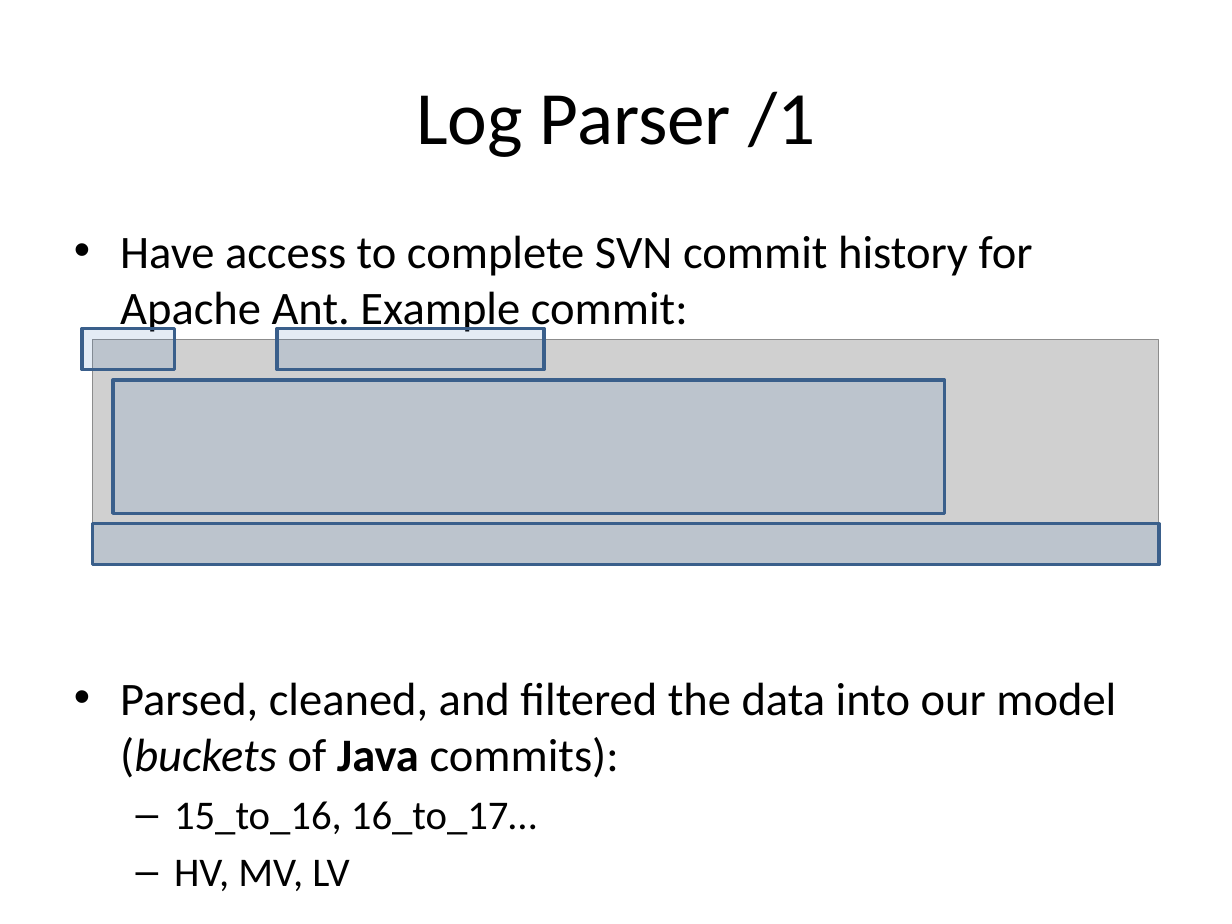
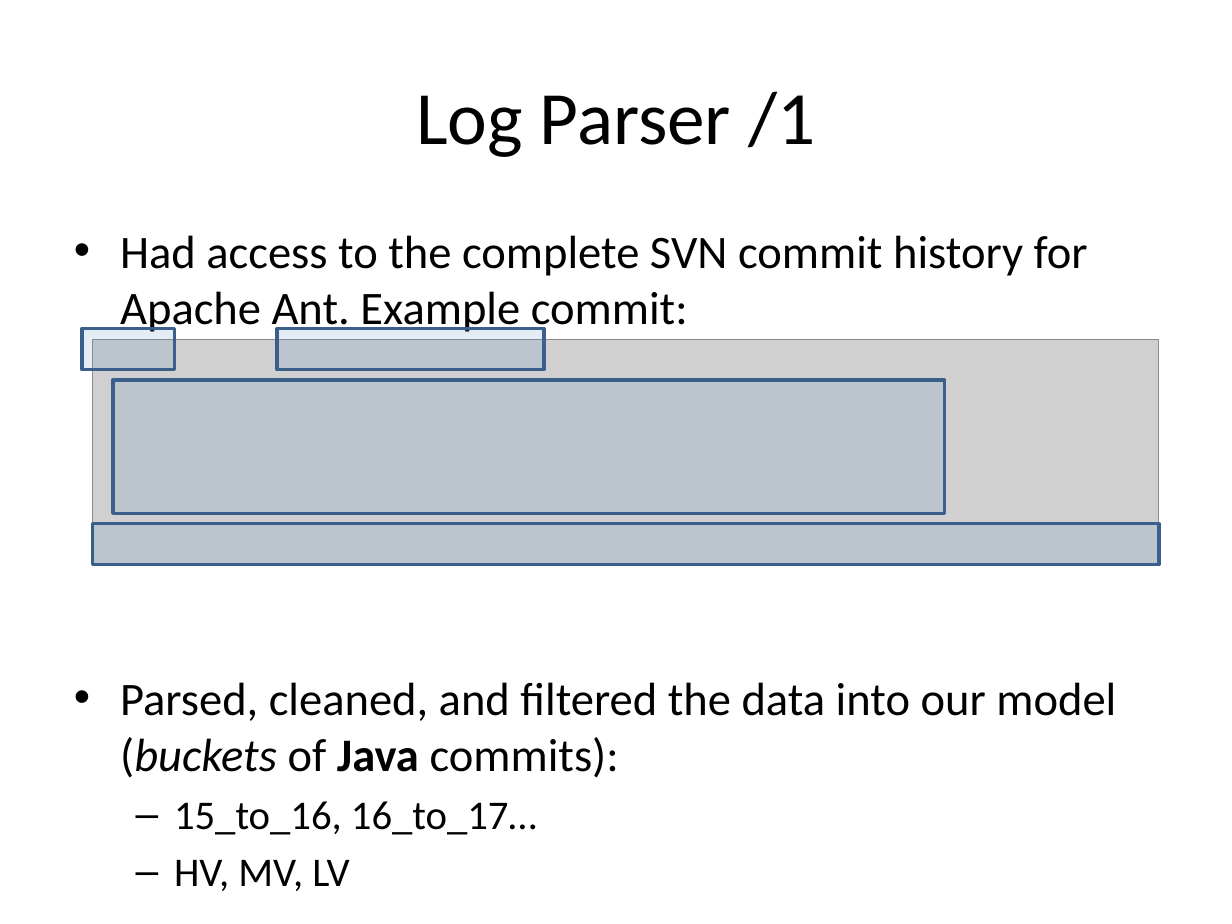
Before and after one commit to tajmilur-rahman/SOEN6611, a slide deck: slide 7 of milestones/Group_Presentation_Volatility.pptx. Drawn at 1232x924 pixels with LibreOffice and Linux fonts; fonts in the diff are those of the drawing; grey boxes stand for pictures. Boxes give left, top, right and bottom in pixels: in the first picture for what was removed or moved away, otherwise in the second. Text is boxed around its words. In the diff, an @@ line names an element or a change of style, - is before the commit and + after.

```diff
--- a/milestones/Group_Presentation_Volatility.pptx
+++ b/milestones/Group_Presentation_Volatility.pptx
@@ text at (120,235,1088,336): text changed @@
-• Have access to complete SVN commit history for Apache Ant. Example commit:
+• Had access to the complete SVN commit history for Apache Ant. Example commit:
```
Also in this commit, not shown: 8 other slides changed, 6 slides added, 1 slide removed, 2 other files.
